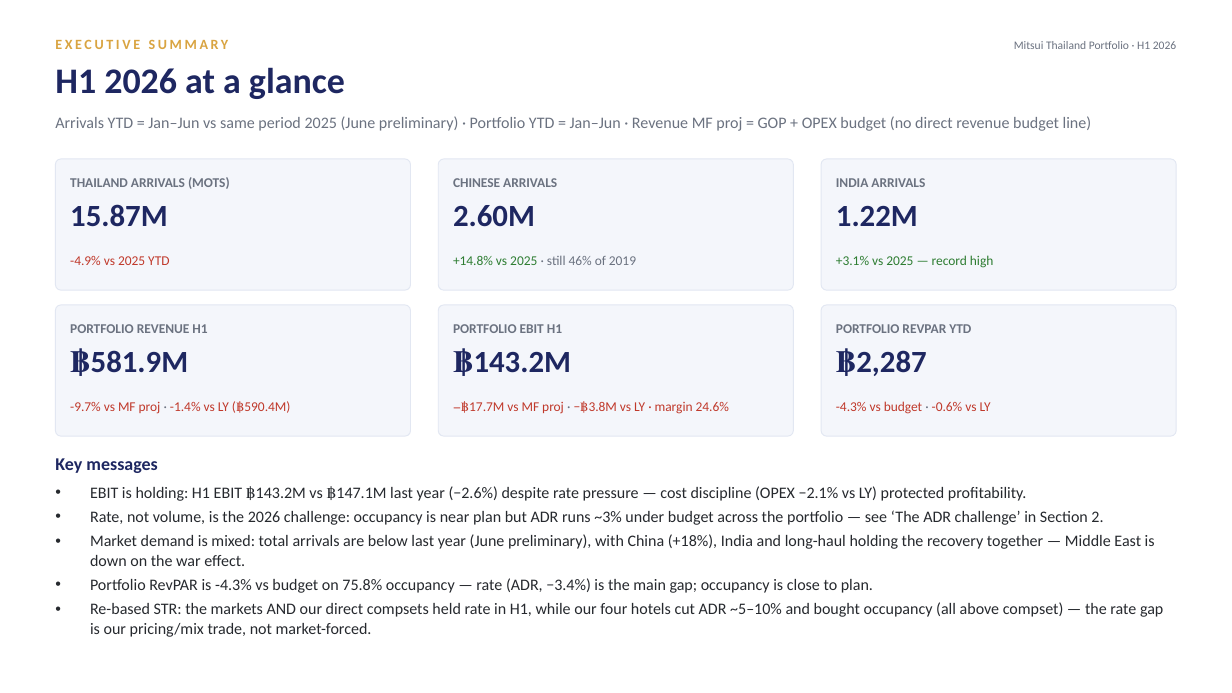
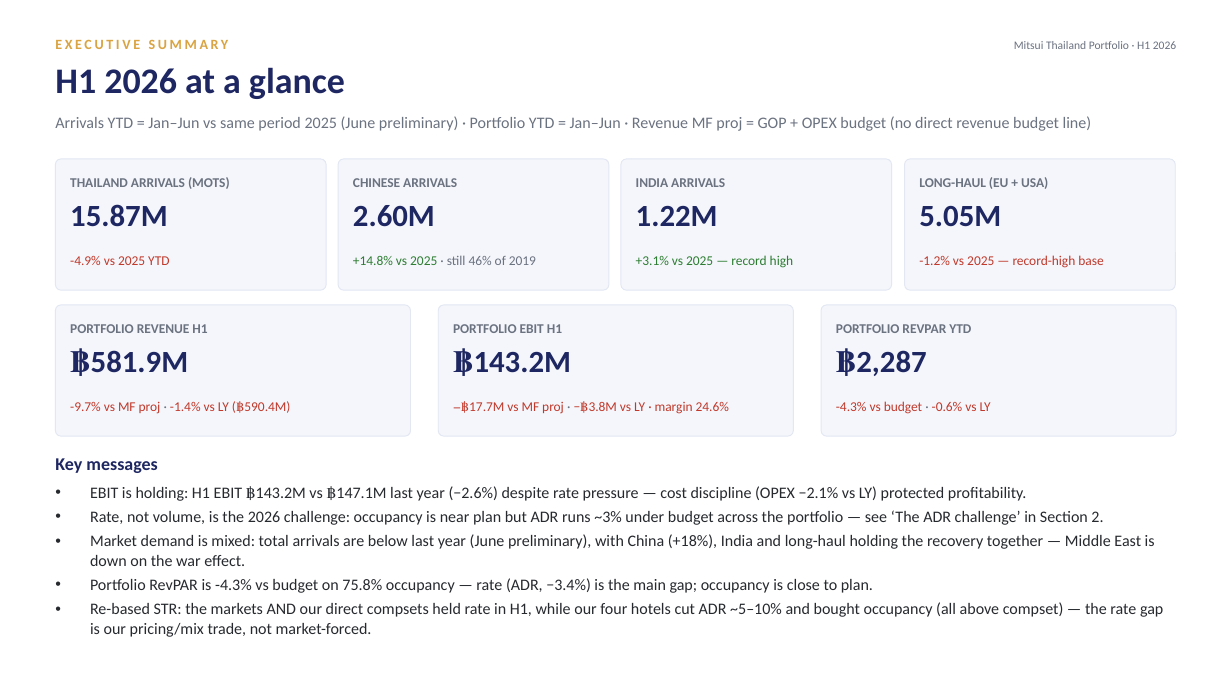
Before and after one commit to Chavin2543/mae-workspace, a slide deck: slide 2 of output/Portfolio_Performance_Report_H1-2026.pptx. Drawn at 1232x693 pixels with LibreOffice and Linux fonts; fonts in the diff are those of the drawing. Boxes give left, top, right and bottom in pixels: in the first picture for what was removed or moved away, otherwise in the second. Text is boxed around its words. In the diff, an @@ line names an element or a change of style, - is before the commit and + after.

```diff
--- a/output/Portfolio_Performance_Report_H1-2026.pptx
+++ b/output/Portfolio_Performance_Report_H1-2026.pptx
@@ rounded rectangle: place and size @@
-rounded rectangle at bbox=[55, 159, 410, 290]
+rounded rectangle at bbox=[55, 159, 326, 290]
@@ rounded rectangle: place and size @@
-rounded rectangle at bbox=[438, 159, 793, 290]
+rounded rectangle at bbox=[338, 159, 609, 290]
@@ text "CHINESE ARRIVALS": place and size @@
-text "CHINESE ARRIVALS" at bbox=[453, 178, 557, 187]
+text "CHINESE ARRIVALS" at bbox=[353, 178, 457, 187]
@@ rounded rectangle: place and size @@
-rounded rectangle at bbox=[822, 159, 1177, 290]
+rounded rectangle at bbox=[621, 159, 892, 290]
@@ text "INDIA ARRIVALS": place and size @@
-text "INDIA ARRIVALS" at bbox=[836, 178, 925, 187]
+text "INDIA ARRIVALS" at bbox=[636, 178, 725, 187]
@@ rounded rectangle added at bbox=[905, 159, 1176, 290], fill #F4F6FB, outline #E2E7F2 0.75 pt @@
@@ text added at bbox=[919, 177, 1048, 189], 10.5 pt, text #6B7280, bold @@
+LONG-HAUL (EU + USA)
@@ text "2.60M": place and size @@
-text "2.60M" at bbox=[453, 205, 535, 227]
+text "2.60M" at bbox=[353, 205, 435, 227]
@@ text "1.22M": place and size @@
-text "1.22M" at bbox=[836, 206, 918, 226]
+text "1.22M" at bbox=[636, 206, 718, 226]
@@ text added at bbox=[919, 206, 1001, 227], 24 pt, text #1E2761, bold @@
+5.05M
@@ text "+14.8% vs 2025 · still ...": place and size @@
-text "+14.8% vs 2025 · still ..." at bbox=[453, 256, 636, 265]
+text "+14.8% vs 2025 · still ..." at bbox=[353, 256, 536, 265]
@@ text "+3.1% vs 2025 — record ...": place and size @@
-text "+3.1% vs 2025 — record ..." at bbox=[836, 255, 994, 268]
+text "+3.1% vs 2025 — record ..." at bbox=[636, 255, 794, 268]
@@ text added at bbox=[919, 255, 1103, 268], 10.5 pt, text #C0392B @@
+-1.2% vs 2025 — record-high base
```
